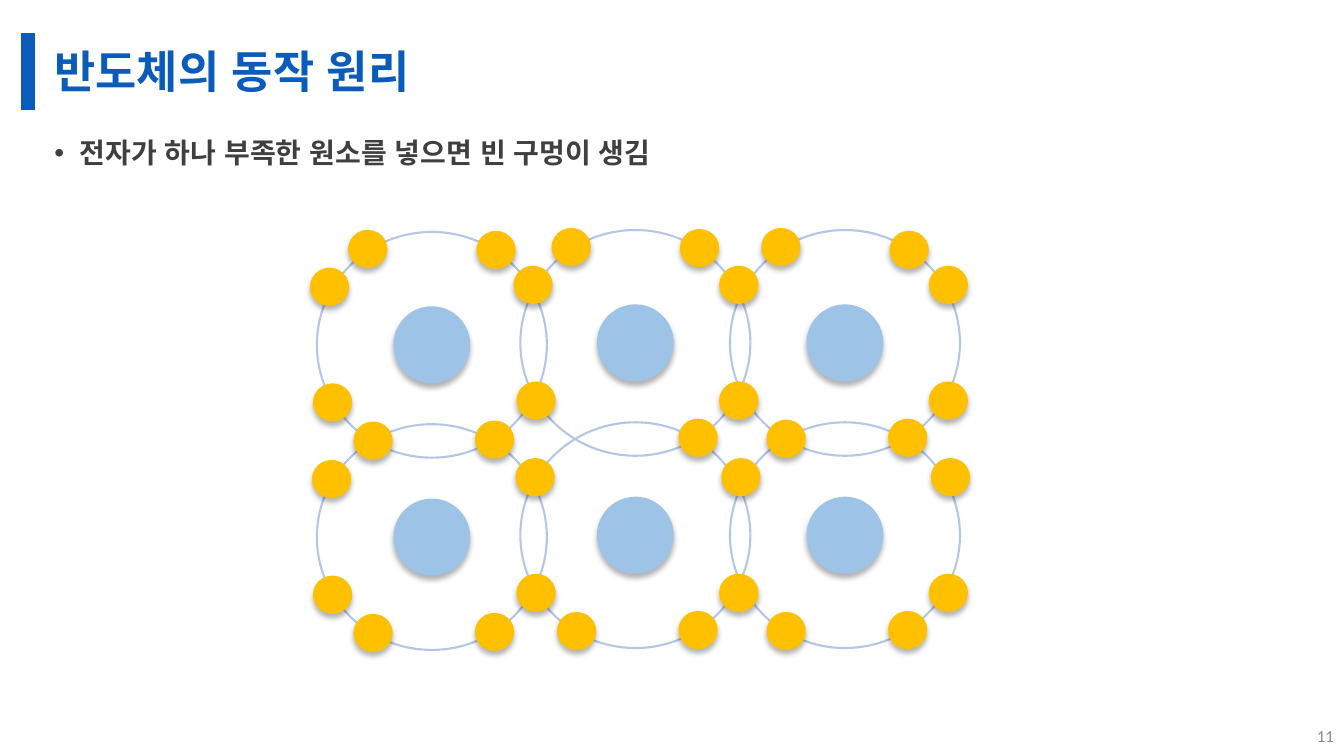
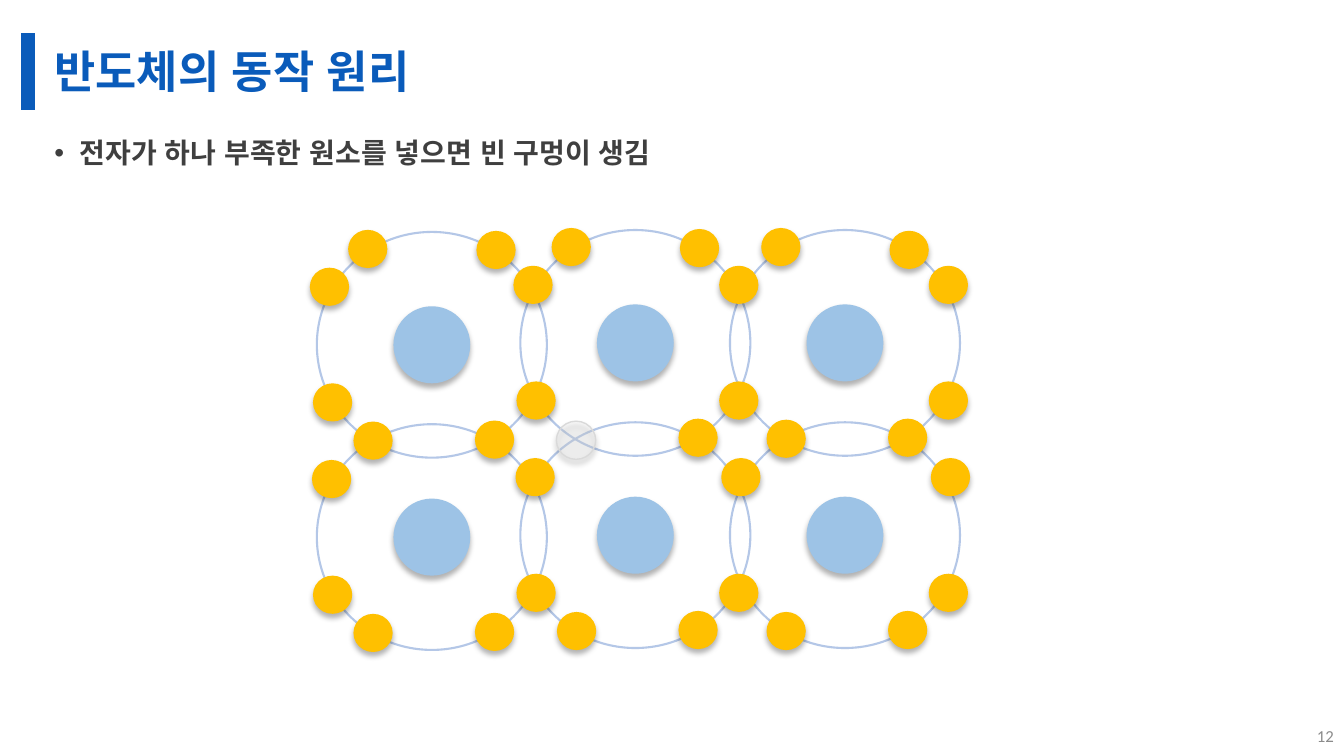
Before and after one commit to gikpreet/class-environment_settings, a slide deck: slide 12 of Module 01 CPU 작동 방식/Presentation_files/01 CPU의 동작원리.pptx (slide 11 before the commit). Drawn at 1344x756 pixels with LibreOffice and Linux fonts; fonts in the diff are those of the drawing; background and template pictures are left out. Boxes give left, top, right and bottom in pixels: in the first picture for what was removed or moved away, otherwise in the second. Text is boxed around its words. In the diff, an @@ line names an element or a change of style, - is before the commit and + after.

```diff
--- a/Module 01 CPU 작동 방식/Presentation_files/01 CPU의 동작원리.pptx
+++ b/Module 01 CPU 작동 방식/Presentation_files/01 CPU의 동작원리.pptx
@@ ellipse added at (x1=557, y1=421, x2=596, y2=460), fill #F2F2F2 at 28% opacity, outline #D9D9D9 1 pt @@
@@ page number at (x1=1317, y1=731, x2=1334, y2=742): text changed @@
-11
+12
```
Also in this commit, not shown: 2 other slides changed, 9 slides added, 2 other files.
